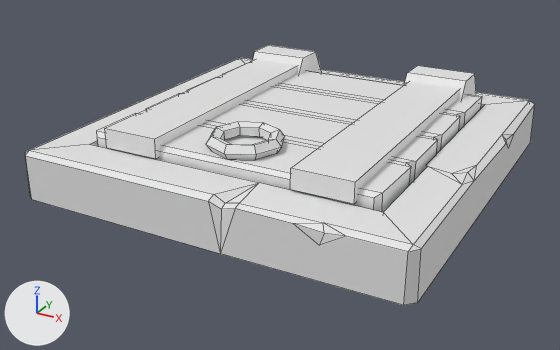
A saved change to the FBX model Assets/Art/Models/Room Components/trap_door.fbx.
Camera for both pictures: a 50 mm lens placed at (3.51, -6.84, 3.27), pointed at (-0.1, -0.27, -0.01). The lights are fixed; the arrows at lower left show +X, +Y and +Z. The first picture is the older version. Mesh edges are drawn as thin lines. Where no turn or scale is listed for an object, it has been applied to the vertices.
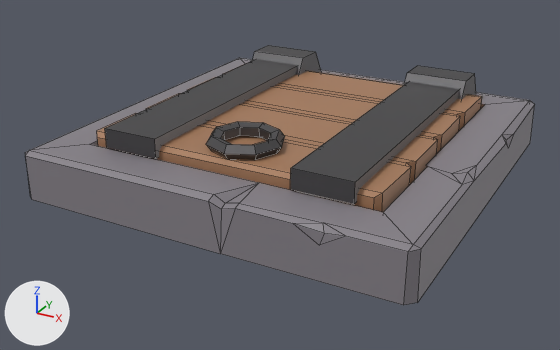
The newer file is also turned or shifted as a whole; pictures and numbers use the older file's frame.

Edits to the bpy script that builds the scene:
```text
Add mat_metal:
    mat_metal = principled_material('metal')
    mat_metal.base_color = (0.127, 0.125, 0.13)  # dark grey #646365
    mat_metal.metallic = 0.85
Add mat_dark_wood:
    mat_dark_wood = principled_material('dark_wood')
    mat_dark_wood.base_color = (0.386, 0.198, 0.105)  # brown #a77b5b
Add mat_darkness:
    mat_darkness = principled_material('darkness')
    mat_darkness.base_color = (0.0152, 0.0152, 0.0168)  # black #212123
Add mat_stone:
    mat_stone = principled_material('stone')
    mat_stone.base_color = (0.238, 0.22, 0.246)  # grey #868188
Change me_cylinder_002:
    where me_cylinder_002.from_pydata(...)  # 186 vertices, 158 faces; spans x -2.0..2.01, y -2.0..2.01, z -0.01..0.8
    used by ob_cylinder; location = (0.0, 0.0, 0.0)
    me_cylinder_002 part 1: 35 of the faces centred in x 0.22..2.0, y -2.0..1.95, z 0.23..0.62 switch from no material to mat_stone (grey #868188)
    me_cylinder_002 part 2: 6 of the faces centred in x -1.96..0.0, y 1.56..1.99, z 0.23..0.62 switch from no material to mat_stone (grey #868188)
    me_cylinder_002 part 3: 5 of the faces centred in x -1.96..-0.73, y -1.99..-1.73, z 0.23..0.5 switch from no material to mat_stone (grey #868188)
    me_cylinder_002 part 4: 5 of the faces centred in x -1.99..-1.0, y -0.01..0.0, z 0.23..0.52 switch from no material to mat_stone (grey #868188)
    me_cylinder_002 part 5: all 16 faces centred in x 0.0..0.08, y -1.54..1.53, z 0.33..0.62 switch from no material to mat_dark_wood (brown #a77b5b)
    me_cylinder_002 part 6: all 14 faces centred in x 1.0..1.54, y -1.48..1.47, z 0.41..0.52 switch from no material to mat_dark_wood (brown #a77b5b)
    me_cylinder_002 part 7: 46 of the faces centred in x -1.29..1.29, y -1.41..0.0, z 0.62..0.74 switch from no material to mat_metal (dark grey #646365)
    me_cylinder_002 part 8: 8 of the faces centred in x -1.34..-0.66, y 1.24..1.76, z 0.21..0.8 switch from no material to mat_metal (dark grey #646365)
    me_cylinder_002 part 9: 8 of the faces centred in x 0.66..1.34, y 1.24..1.76, z 0.21..0.8 switch from no material to mat_metal (dark grey #646365)
    me_cylinder_002 part 10: 1 of the faces centred in x -1.0, y -1.56, z 0.62 switch from no material to mat_metal (dark grey #646365)
    me_cylinder_002 part 11: 1 of the faces centred in x 1.0, y -1.56, z 0.62 switch from no material to mat_metal (dark grey #646365)
    add me_cylinder_002.materials.append(mat_darkness)  # black #212123
```

Pixel boxes [x1, y1, x2, y2] of what changed, in the pictures (560 x 350 px):
part 1 of me_cylinder_002, recoloured (white to grey): [208, 100, 535, 305] in both
part 2 of me_cylinder_002, recoloured: [240, 58, 526, 104] in both
part 3 of me_cylinder_002, recoloured (white to grey): [25, 144, 259, 254] in both
part 4 of me_cylinder_002, recoloured: [31, 58, 245, 150] in both
part 5 of me_cylinder_002, recoloured (white to brown): [97, 65, 485, 210] in both
part 6 of me_cylinder_002, recoloured: [374, 97, 482, 212] in both
part 7 of me_cylinder_002, recoloured (white to dark grey): [106, 59, 460, 204] in both
part 8 of me_cylinder_002, recoloured (white to dark grey): [252, 45, 321, 75] in both
part 9 of me_cylinder_002, recoloured (white to dark grey): [404, 66, 476, 99] in both
part 10 of me_cylinder_002, recoloured (white to dark grey): [105, 128, 156, 159] in both
part 11 of me_cylinder_002, recoloured (white to dark grey): [290, 168, 355, 204] in both
